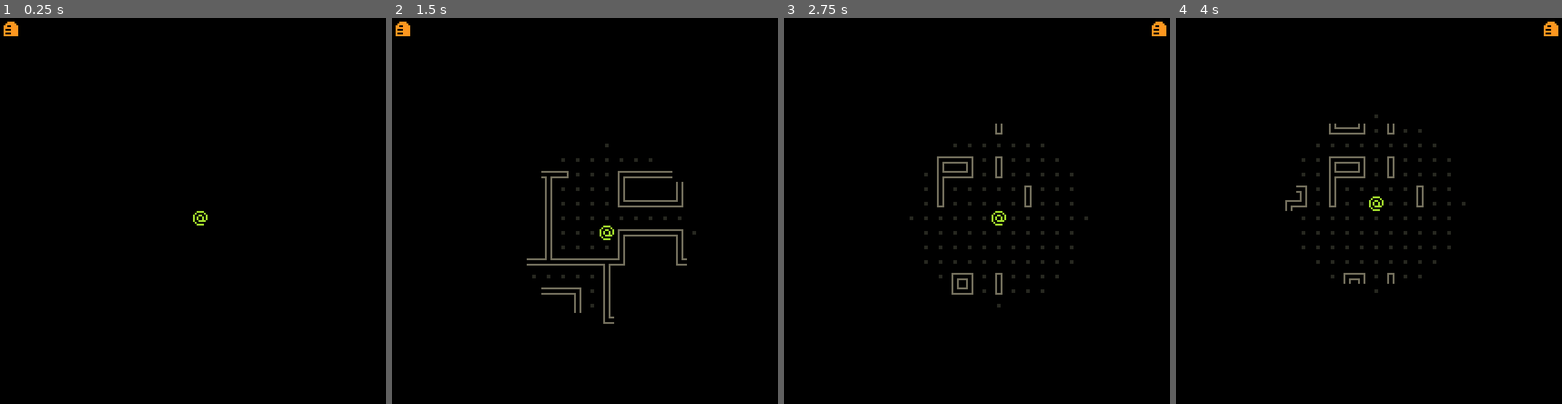
Above: before the commit, frames 1-4 (left to right).
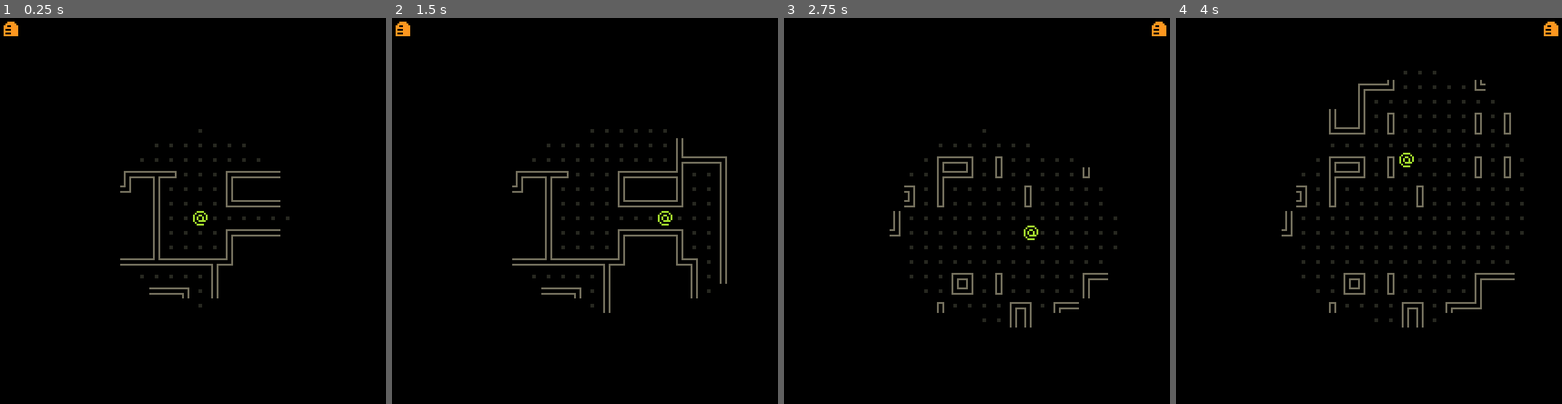
Above: after the commit, the same moments.

Repository: youssefevan/uncc-jam-spring-2024
Game: Godot game, scene res://scenes/world.tscn
Same seed, same stepped clock (60 frames per second), same inputs: the game is played once before the commit and once after it.
Inputs:
- Up to frame 1 (0.25 s): no input
- Up to frame 2 (1.5 s): tap Enter at 0.5 s; hold D (right) 0.53-1.28 s; hold S (down) from 1.28 s (still down)
- Up to frame 3 (2.75 s): tap R (restart) at 2 s; release S (down) at 2.03 s; hold D (right) from 2.03 s (still down)
- Up to frame 4 (4 s): release D (right) at 2.78 s; hold W (up) 2.78-3.53 s; hold A (left) from 3.53 s (still down)

The runs differ from the first frame. In frame 1, 1.8% of the frame differs, in the area x 31-75%, y 28-75%; in frame 2, 1.2%; in frame 3, 1.0%; in frame 4, 2.1%, in the area x 27-91%, y 13-81%.

Commit message:
allow holding movement input, changed tween speed

Diff:
--- a/UNCC Spring Jam 2024/entity.gd
+++ b/UNCC Spring Jam 2024/entity.gd
@@ -2,7 +2,7 @@
 class_name Entity
 
 var tile_size = 8
-var animation_speed = 10
+var animation_speed = 6
 var moving = false
 
 var inputs = {"right": Vector2.RIGHT,
--- a/UNCC Spring Jam 2024/scripts/player.gd
+++ b/UNCC Spring Jam 2024/scripts/player.gd
@@ -5,10 +5,15 @@
 func _ready():
 	pass
 
-func _unhandled_input(event):
+func _physics_process(delta):
 	for dir in inputs.keys():
-		if event.is_action_pressed(dir) and moving == false:
+		if Input.is_action_pressed(dir) and moving == false:
 			move(dir)
+
+#func _unhandled_input(event):
+	#for dir in inputs.keys():
+		#if event.is_action_pressed(dir) and moving == false:
+			#move(dir)
 
 func move(dir):
 	ray.target_position = inputs[dir] * tile_size
@@ -39,6 +44,6 @@
 		body.set_cell(0, cell_pos, 0, Vector2(2, 5))
 
 func _on_vision_cone_body_shape_exited(body_rid, body, body_shape_index, local_shape_index):
-	if body is TileMap:
-		var cell_pos = body.get_coords_for_body_rid(body_rid)
-		body.set_cell(0, cell_pos, 0, Vector2(1, 6))
+	pass#if body is TileMap:
+		#var cell_pos = body.get_coords_for_body_rid(body_rid)
+		#body.set_cell(0, cell_pos, 0, Vector2(1, 6))
